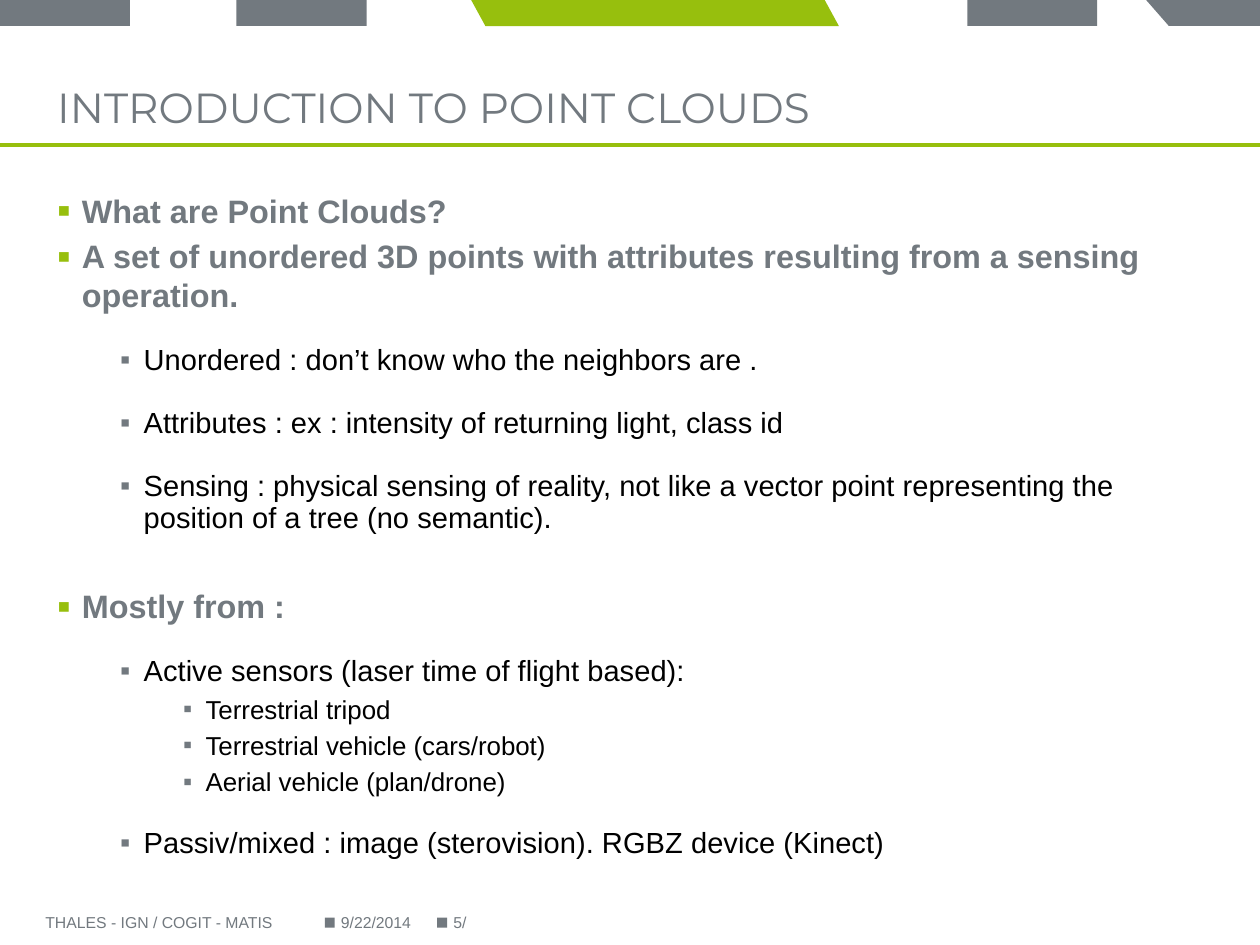
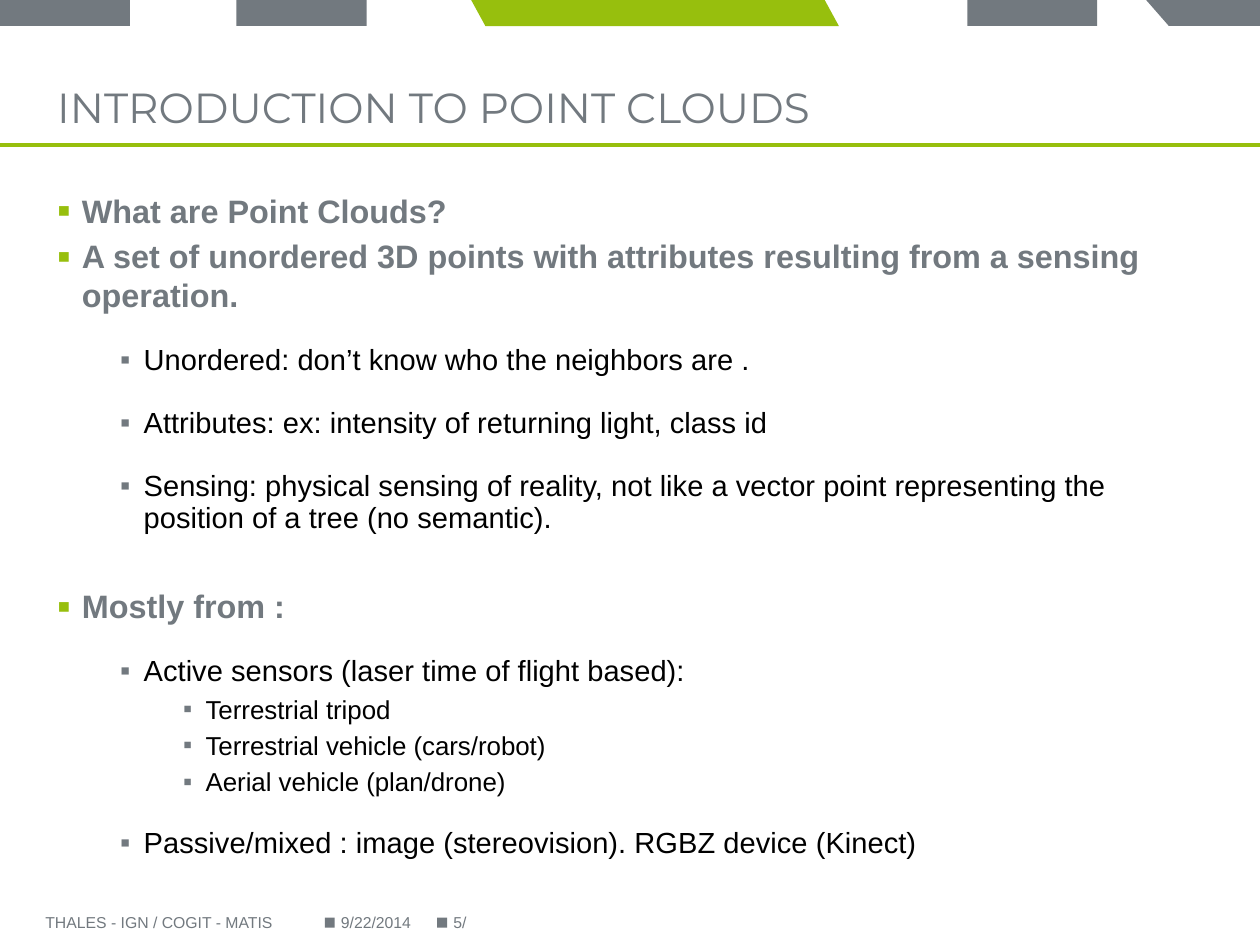
Before and after one commit to Remi-C/Postgres_Day_2014_10_RemiC, a slide deck: slide 5 of presentation_RCura.pptx. Drawn at 1260x945 pixels with LibreOffice and Linux fonts; fonts in the diff are those of the drawing; background and template pictures are left out. Boxes give left, top, right and bottom in pixels: in the first picture for what was removed or moved away, otherwise in the second. Text is boxed around its words. In the diff, an @@ line names an element or a change of style, - is before the commit and + after.

Commit message:
cleaned, completed up to why use pointcloud

```diff
--- a/presentation_RCura.pptx
+++ b/presentation_RCura.pptx
@@ text at [144,349,1105,533]: spaces changed @@
-  ▪ Unordered : don’t know who the neighbors are .
-  ▪ Attributes : ex : intensity of returning light, class id
-  ▪ Sensing : physical sensing of reality, not like a vector point representing the position of a tree (no semantic).
+  ▪ Unordered: don’t know who the neighbors are .
+  ▪ Attributes: ex: intensity of returning light, class id
+  ▪ Sensing: physical sensing of reality, not like a vector point representing the position of a tree (no semantic).
@@ text at [144,832,916,858]: text changed @@
-  ▪ Passiv/mixed : image (sterovision). RGBZ device (Kinect)
+  ▪ Passive/mixed : image (stereovision). RGBZ device (Kinect)
```
Also in this commit, not shown: 11 other slides changed, 1 slide added.
